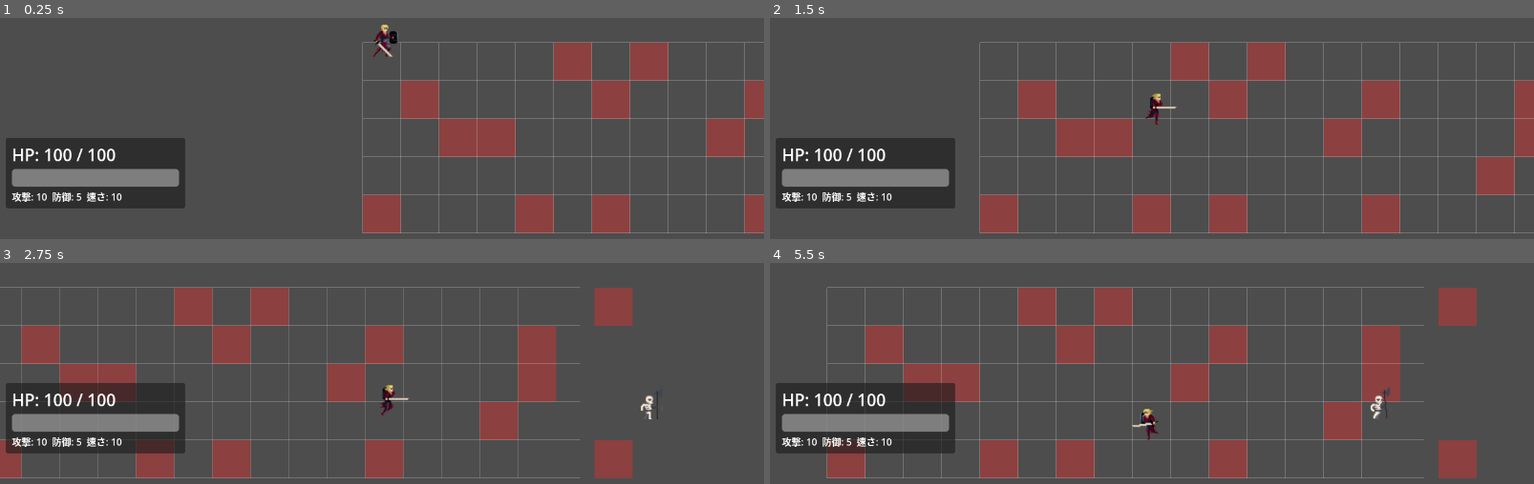
Above: before the commit, frames 1-4 (two rows, left to right).
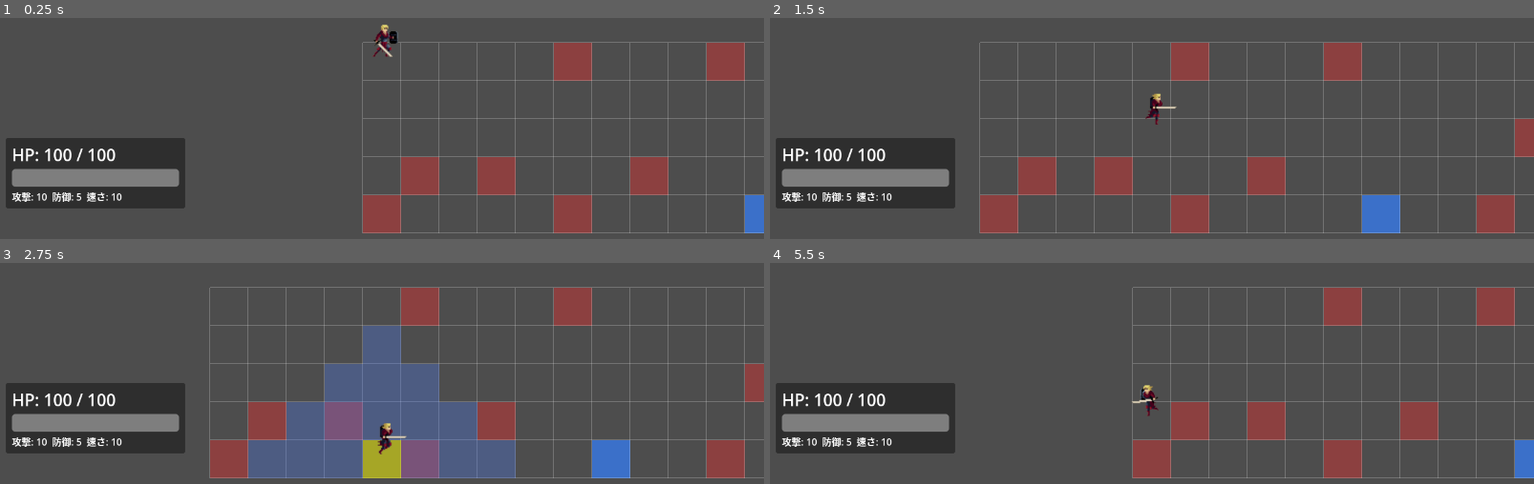
Above: after the commit, the same moments.

Repository: himanushi/godot-test
Game: Godot game, scene res://main.tscn
Two runs of this game, one before a commit and one after it. Both use one fixed random seed, a clock stepped at 60 frames per second and the inputs below.
Inputs:
- Up to frame 1 (0.25 s): no input
- Up to frame 2 (1.5 s): tap Enter (ui_accept) at 0.5, 0.77 s; hold Right (ui_right) 0.53-1.28 s; tap M (cast_magic) at 0.6 s; hold Down (ui_down) from 1.28 s (still down); tap Z (wait_turn) at 1.35 s
- Up to frame 3 (2.75 s): tap Enter (ui_accept) at 1.52 s; release Down (ui_down) at 2.03 s; hold Right (ui_right) from 2.03 s (still down); tap M (cast_magic) at 2.1 s
- Up to frame 4 (5.5 s): release Right (ui_right) at 2.78 s; hold Up (ui_up) 2.78-3.53 s; tap Z (wait_turn) at 2.85, 4.35 s; tap Enter (ui_accept) at 3.02, 3.77, 4.52, 5 s; hold Left (ui_left) 3.53-5.03 s; tap M (cast_magic) at 3.6, 5.1 s; hold Down (ui_down) from 5.03 s (still down)

The runs differ from the first frame. In frame 1, 12% of the frame differs, in the area x 52-100%, y 11-98%; in frame 2, 15%; in frame 3, 31%, in the area x 0-100%, y 10-98%; in frame 4, 23%.

Commit message:
fix: field.gd

Diff:
--- a/srpg/field.gd
+++ b/srpg/field.gd
@@ -93,7 +93,10 @@
 		# タイルを配置
 		for y in range(GRID_DEPTH):
 			if tiles_to_place[y]:
-				ground_layer.set_cell(Vector2i(x, y), 0, Vector2i(0, 0))
+				# ランダムなタイル座標を選択(4x4のタイルセットから)
+				var tile_x = randi_range(0, 3)
+				var tile_y = randi_range(0, 3)
+				ground_layer.set_cell(Vector2i(x, y), 0, Vector2i(tile_x, tile_y))
 			else:
 				# 穴の位置を記録
 				hole_positions.append(Vector2i(x, y))
